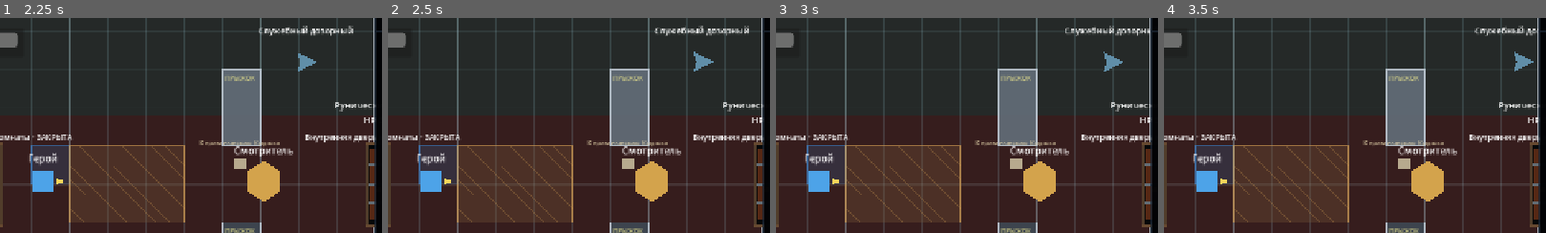
Above: before the commit, frames 1-4 (left to right).
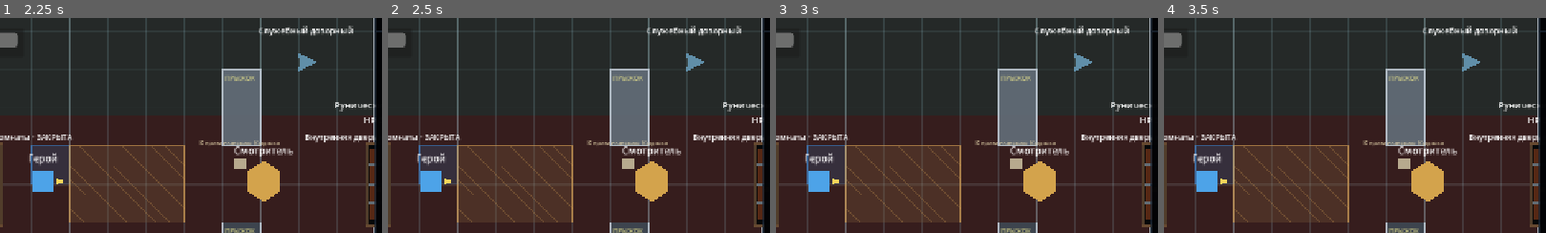
Above: after the commit, the same moments.

Repository: eretenkodaniil16-rgb/rpg-project
Game: Godot game, scene res://scenes/game/game.tscn
The game is run twice, just before and just after one commit, with the same random seed, the same clock (stepped at 60 frames per second) and the same inputs. This scene is started directly instead of the project's main scene.
Inputs:
- Up to frame 1 (2.25 s): click "ДЕЙСТВИЯ" at 0.5 s; click "МЕНЮ" at 1.25 s; click "ПРОДОЛЖИТЬ" at 2 s
- Up to frame 2 (2.5 s): no input
- Up to frame 3 (3 s): click "ПРЫЖОК" at 2.75 s
- Up to frame 4 (3.5 s): no input
The pictures show only the part of the screen within x 19-69%, y 12-62%; the shares and areas given below are measured in that part.

Frame 1 is identical in both runs. In frame 2, 0.9% of the frame differs, in the area x 67-95%, y 3-25%; in frame 3, 1.0%; in frame 4, 1.1%, in the area x 67-98%, y 3-25%.

Commit message:
feat(runtime): enable world snapshot and directional touch layer

Diff:
--- a/scenes/game/game.tscn
+++ b/scenes/game/game.tscn
@@ -1,7 +1,7 @@
 [gd_scene load_steps=6 format=3]
 
 [ext_resource type="PackedScene" path="res://scenes/game/game_base.tscn" id="1_base"]
-[ext_resource type="Script" path="res://scripts/game/game_guard_post_polish_runtime.gd" id="2_feature"]
+[ext_resource type="Script" path="res://scripts/game/game_directional_touch_runtime.gd" id="2_feature"]
 [ext_resource type="Script" path="res://scripts/game/guard_post_two_room_visibility.gd" id="3_two_room"]
 [ext_resource type="Script" path="res://scripts/game/npc_stealth_context_dialogue.gd" id="4_context_npc"]
 [ext_resource type="Script" path="res://scripts/ui/mobile_controls_context_actions.gd" id="5_mobile_context"]
